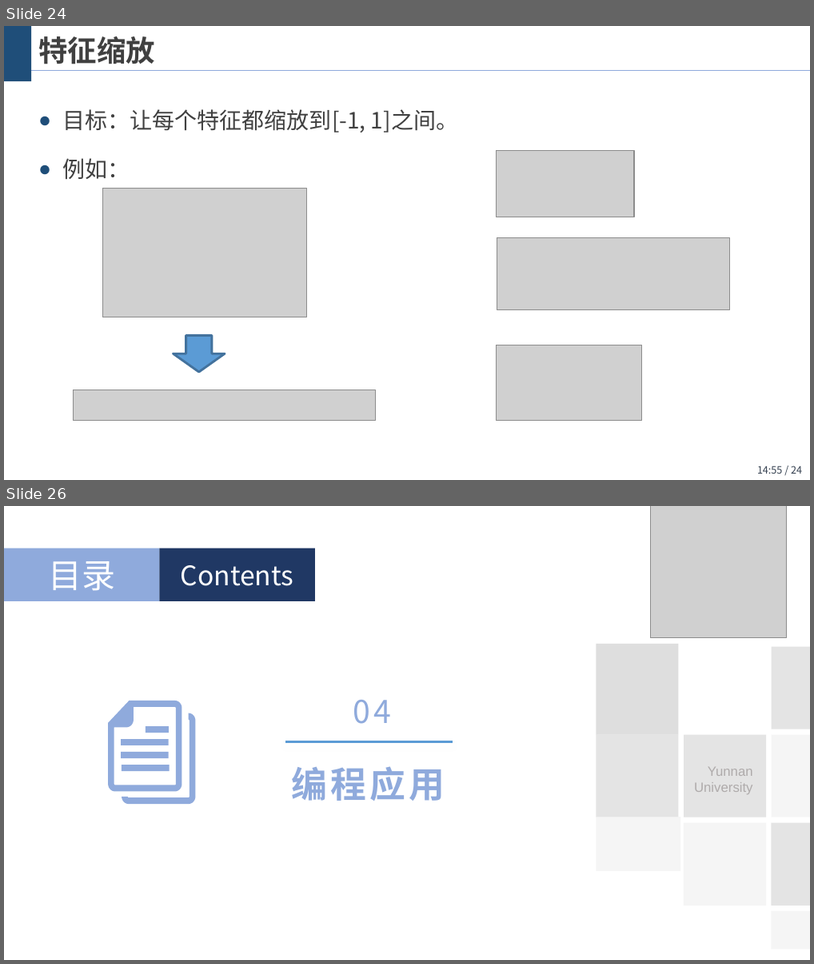
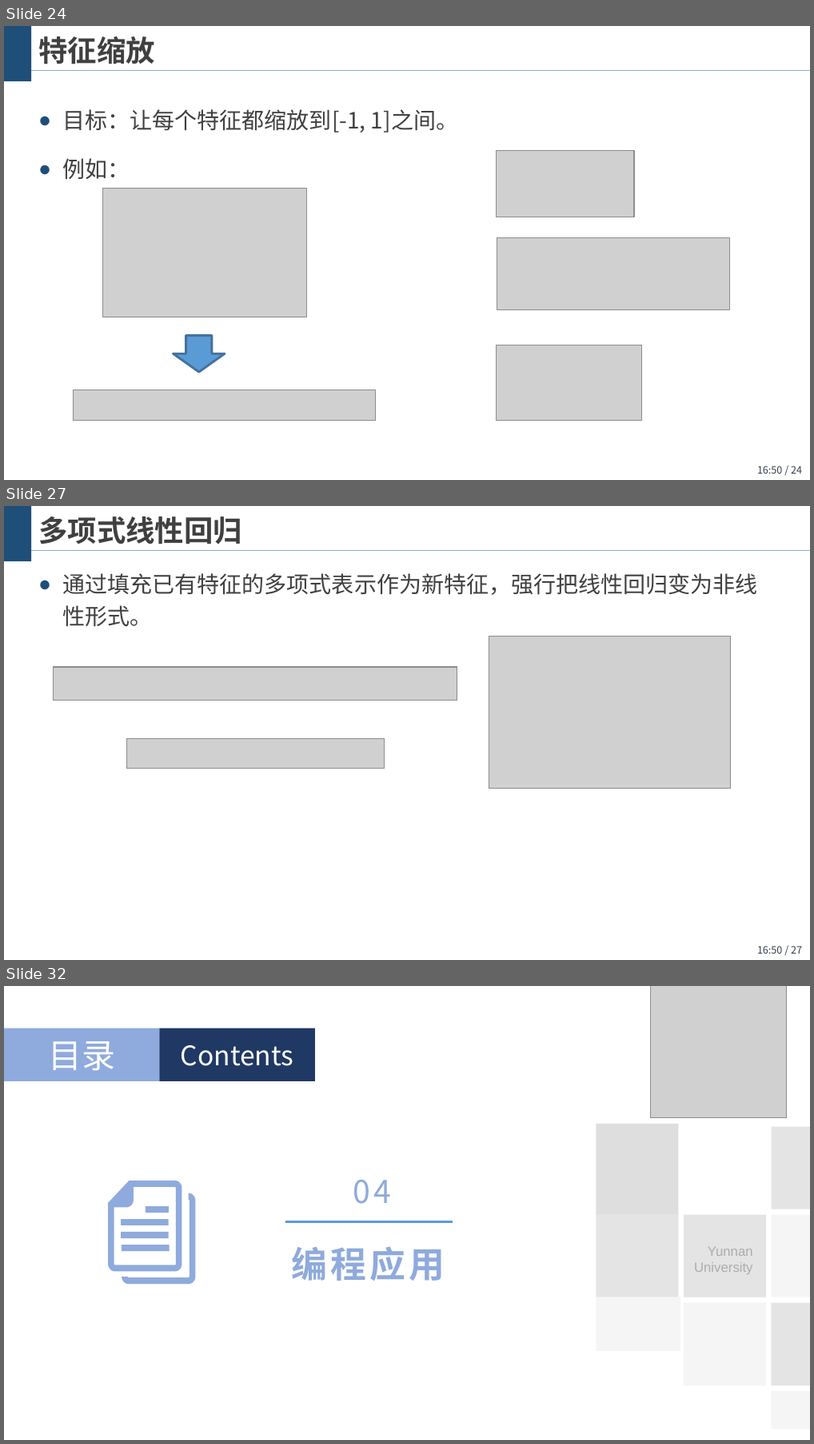
Before and after one commit to wangjin0818/Artificial_Intelligence_2021, a slide deck: chapter 02 - Linear regression with multiple variables/多变量线性回归.pptx. Shown one above the other, each under a label of ours: slides 24 and 26 before the commit, slides 24, 27 and 32 after it; the slides between them are not shown. The pictures are 814x964 and 814x1444 pixels, drawn with LibreOffice and Linux fonts; fonts in the diff are those of the drawing; grey boxes stand for pictures; background and template pictures are left out. Boxes give left, top, right and bottom in pixels: in the first picture for what was removed or moved away, otherwise in the second. Text is boxed around its words. In the diff, an @@ line names an element or a change of style, - is before the commit and + after.

```diff
--- a/chapter 02 - Linear regression with multiple variables/多变量线性回归.pptx
+++ b/chapter 02 - Linear regression with multiple variables/多变量线性回归.pptx
@@ slide 27 added at box(4, 506, 810, 960), background #FFFFFF; not listed: 3 template elements that a slide beside it also shows @@
@@ title added at box(38, 516, 242, 544), 26 pt, text #404040, bold @@
+多项式线性回归
@@ text added at box(62, 573, 758, 627), 20 pt, text #404040 @@
+● 通过填充已有特征的多项式表示作为新特征，强行把线性回归变为非线性形式。
@@ picture added at box(490, 636, 730, 788) @@
@@ picture added at box(53, 667, 457, 700) @@
@@ picture added at box(126, 738, 384, 769) @@
@@ page number at box(758, 465, 802, 473): text changed @@
-14:55 / 24
+16:50 / 24
@@ what was slide 26 is now slide 32 @@
```
Also in this commit, not shown: 10 slides changed, 5 other slides added, 2 slides removed.
